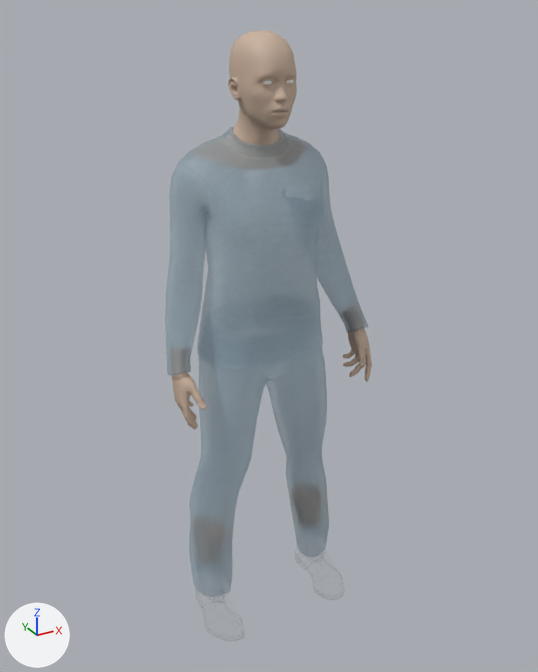
The FBX model Assets/_Project/Models/Avatar/avatar.fbx: old version first, new version second.
Before and after are seen from a camera (50 mm lens) standing at (-0.902, -1.65, 1.705) and looking at (0.023, 0.031, 0.865). The lights are fixed; the arrows at lower left show +X, +Y and +Z. Where no turn or scale is listed for an object, it has been applied to the vertices.

Names of what the first picture shows: 'avatarMesh', 'high-polyMesh', 'male_casualsuit02Mesh'.
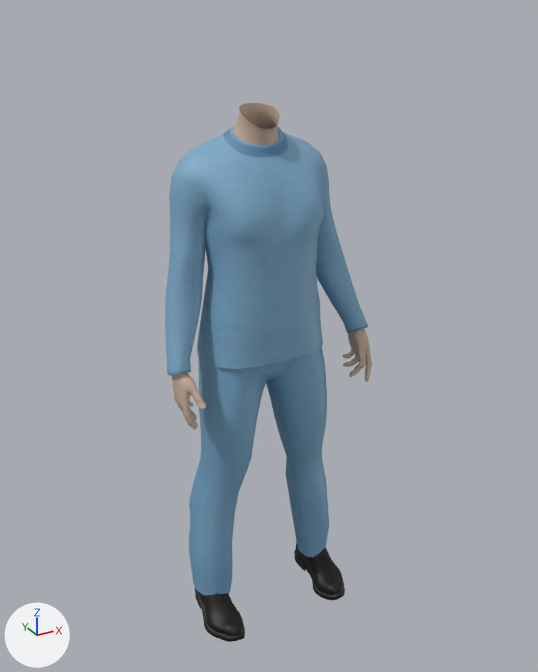
Changed parts and their boxes [x1, y1, x2, y2] in the pictures (538 x 672 px):
```json
{"object": "male_casualsuit02Mesh", "change": "surface changed", "before": [165, 127, 368, 597], "after": [165, 127, 368, 597], "on screen": "grey to blue"}
{"object": "avatarMesh", "change": "reshaped", "before": [172, 30, 372, 429], "after": [172, 103, 372, 429]}
{"object": "shoes03Mesh", "change": "surface changed", "before": [195, 542, 345, 642], "after": [195, 542, 345, 642]}
{"object": "high-polyMesh", "change": "deleted", "before": [263, 80, 294, 84]}
{"part": 1, "of": "me_avatar", "change": "deleted", "before": [228, 30, 297, 129], "on screen": "beige"}
```

Edits to the scene script, one JSON object a line:
```json
{"op": "set", "path": "img_male_casualsuit02_diffuse_png", "old": "load_image('male_casualsuit02_diffuse.png', '../../Textures/Avatar/male_casualsuit02_diffuse.png', 2048, 2048, 'Non-Color')", "new": "load_image('male_casualsuit02_diffuse.png', '../../Textures/Avatar/male_casualsuit02_diffuse.png', 2048, 2048, 'sRGB')"}
{"op": "set", "path": "img_shoes03_diffuse_png", "old": "load_image('shoes03_diffuse.png', '../../Textures/Avatar/shoes03_diffuse.png', 1024, 1024, 'Non-Color')", "new": "load_image('shoes03_diffuse.png', '../../Textures/Avatar/shoes03_diffuse.png', 1024, 1024, 'sRGB')"}
{"op": "remove", "block": "mat_male_casualsuit02", "code": "n3 = _N.new('ShaderNodeTexImage'); n3.name = 'Image Texture.001'"}
{"op": "remove", "block": "mat_male_casualsuit02", "code": "n3.image = img_male_casualsuit02_diffuse_png"}
{"op": "remove", "block": "mat_male_casualsuit02", "code": "n4 = _N.new('ShaderNodeTexImage'); n4.name = 'Image Texture.002'"}
{"op": "remove", "block": "mat_male_casualsuit02", "code": "n4.image = img_male_casualsuit02_diffuse_png"}
{"block": "mat_male_casualsuit02", "where": "n0 = _N.new('ShaderNodeBsdfPrincipled'); n0.name = 'Principled BSDF'"}
{"op": "remove", "block": "mat_male_casualsuit02", "code": "_L.new(n3.outputs[0], n0.inputs[18])  # 'Color' to 'Transmission Weight'"}
{"op": "remove", "block": "mat_male_casualsuit02", "code": "_L.new(n4.outputs[0], n0.inputs[4])  # 'Color' to 'Alpha'"}
{"op": "remove", "block": "mat_shoes03", "code": "n3 = _N.new('ShaderNodeTexImage'); n3.name = 'Image Texture.001'"}
{"op": "remove", "block": "mat_shoes03", "code": "n3.image = img_shoes03_diffuse_png"}
{"op": "remove", "block": "mat_shoes03", "code": "n4 = _N.new('ShaderNodeTexImage'); n4.name = 'Image Texture.002'"}
{"op": "remove", "block": "mat_shoes03", "code": "n4.image = img_shoes03_diffuse_png"}
{"block": "mat_shoes03", "where": "n0 = _N.new('ShaderNodeBsdfPrincipled'); n0.name = 'Principled BSDF'"}
{"op": "remove", "block": "mat_shoes03", "code": "_L.new(n3.outputs[0], n0.inputs[18])  # 'Color' to 'Transmission Weight'"}
{"op": "remove", "block": "mat_shoes03", "code": "_L.new(n4.outputs[0], n0.inputs[4])  # 'Color' to 'Alpha'"}
{"block": "me_avatar", "where": "# used by ob_avatarmesh; location = (0.0, 0.0, 0.0)"}
{"op": "remove", "block": "me_avatar", "code": "me_avatar.from_pydata(...)  # 7992 vertices, 7908 faces; spans x -0.288..0.319, y -0.105..0.128, z 0.164..1.659"}
{"op": "add", "block": "me_avatar", "code": "me_avatar.from_pydata(...)  # 3798 vertices, 3734 faces; spans x -0.288..0.319, y -0.105..0.128, z 0.681..1.488"}
{"block": "me_avatar", "change": "me_avatar part 1: 4074 vertices removed from x -0.083..0.083, y -0.087..0.12, z 1.441..1.659"}
{"op": "remove", "block": "ob_high_polymesh", "code": ["ob_high_polymesh = bpy.data.objects.new('high-polyMesh', me_high_poly)", "ob_high_polymesh.location = (0.0, 0.0, 0.0)"]}
```
